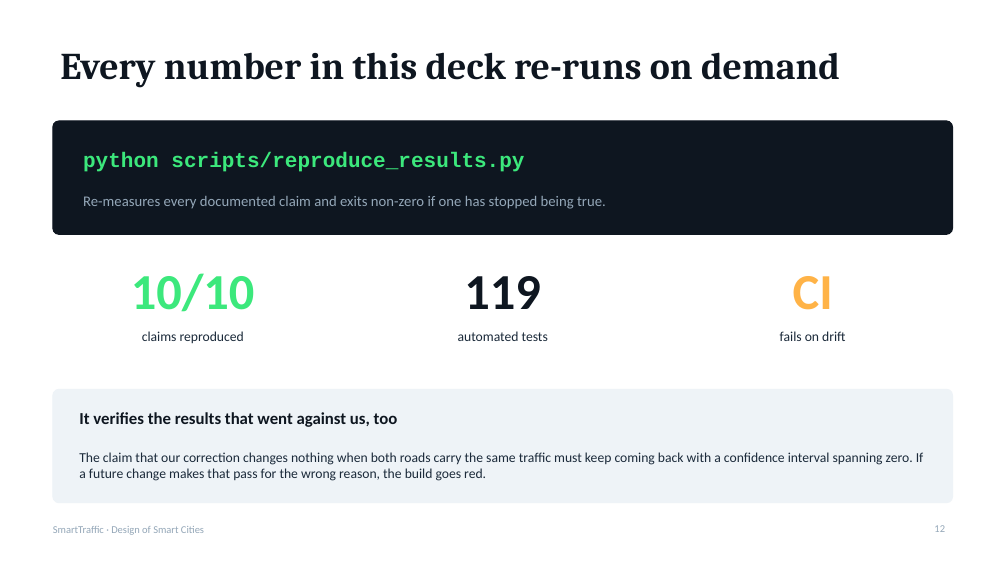
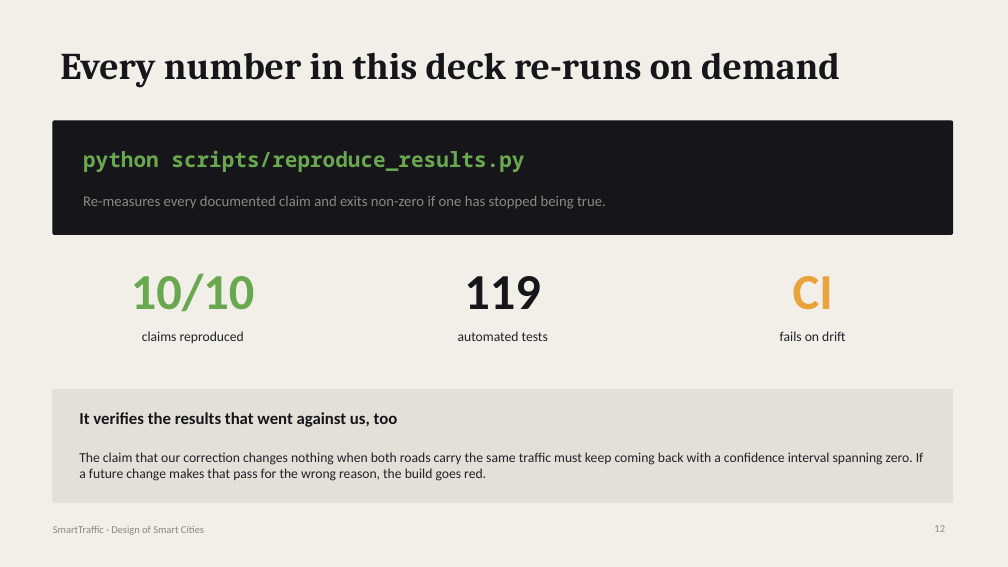
Before and after one commit to rishabcv-eng/SmartTraffic, a slide deck: slide 12 of docs/deck/SmartTraffic-full.pptx. Drawn at 1008x567 pixels with LibreOffice and Linux fonts; fonts in the diff are those of the drawing. Boxes give left, top, right and bottom in pixels: in the first picture for what was removed or moved away, otherwise in the second. Text is boxed around its words. In the diff, an @@ line names an element or a change of style, - is before the commit and + after.

Commit message:
Restyle the decks to match: graphite and signal amber, no navy and cyan
The slides carried the same template signature the site did -- a navy ground, a
cyan accent and softly rounded panels. Both decks now use the palette the
subject belongs to: asphalt graphite, warm paper rather than pure white, signal
amber as the single accent, and signal green and red muted to the colours an
actual signal head uses rather than neon. Cyan is gone. Panels are square, the
way a printed report is, and figures are set in a monospace.

Caught a Cyrillic A that had slipped into one of the hex colours while editing,
which would have thrown when the theme was written. Both decks now validate,
pass geometry checks and export cleanly.

```diff
--- a/docs/deck/SmartTraffic-full.pptx
+++ b/docs/deck/SmartTraffic-full.pptx
@@ background #FFFFFF to #F2EFE9 @@
@@ rounded rectangle at (x1=53, y1=121, x2=953, y2=234): fill #0E1620 to #16161A; outline #0E1620 1 pt to #16161A 1 pt; proportions changed @@
@@ text "python scripts/reproduce_results.py" at (x1=83, y1=151, x2=524, y2=172): font Courier New to Noto Sans Mono, text colour #3CE87C to #6AA84F @@
@@ text "10/10" at (x1=131, y1=273, x2=255, y2=312): text colour #3CE87C to #6AA84F @@
@@ text "CI" at (x1=793, y1=276, x2=833, y2=310): text colour #FFB347 to #E8A33D @@
@@ rounded rectangle at (x1=53, y1=389, x2=953, y2=503): fill #EEF3F7 to #E4E0D8; outline #EEF3F7 1 pt to #E4E0D8 1 pt; proportions changed @@
@@ text colour #0E1620 to #16161A in 3 elements at (x1=60, y1=52, x2=840, y2=88), (x1=464, y1=276, x2=540, y2=309), (x1=79, y1=412, x2=398, y2=427) @@
@@ text colour #1B2A3A to #21222A in 4 elements at (x1=142, y1=331, x2=244, y2=343), (x1=458, y1=331, x2=548, y2=341), (x1=780, y1=331, x2=845, y2=341), (x1=79, y1=452, x2=924, y2=481) @@
@@ text colour #94A7B8 to #8C887F in 3 elements at (x1=83, y1=196, x2=606, y2=209), (x1=934, y1=525, x2=945, y2=532), (x1=53, y1=526, x2=204, y2=535) @@
```
Also in this commit, not shown: 13 other slides changed, 4 other files.
